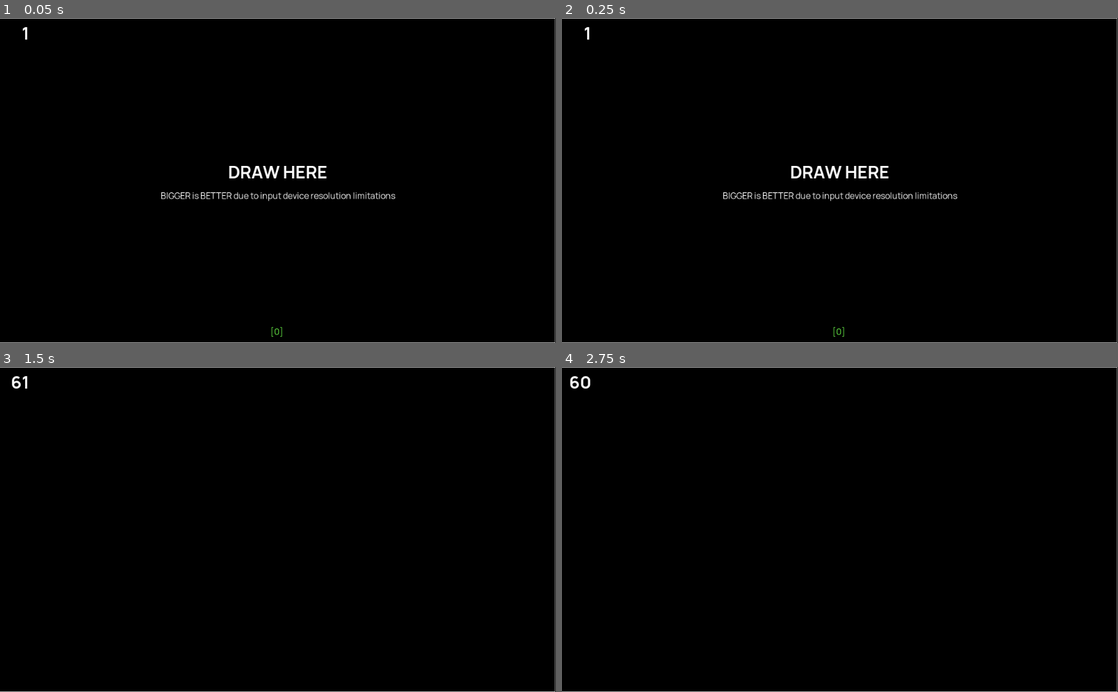
Above: before the commit, frames 1-4 (two rows, left to right).
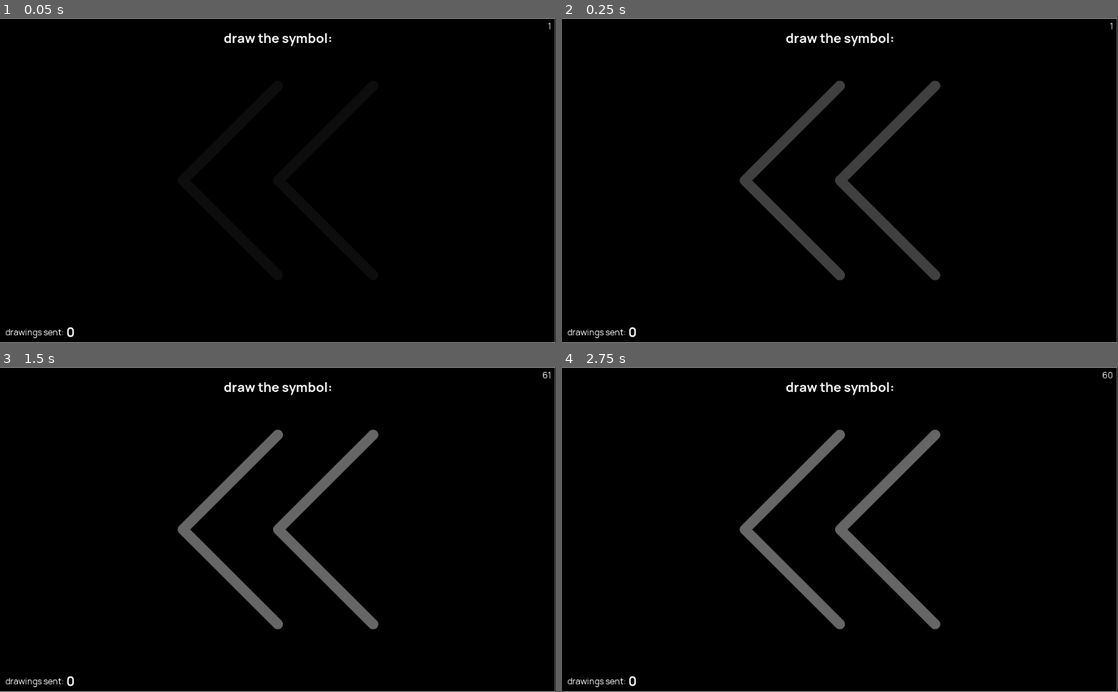
Above: after the commit, the same moments.

Repository: texnoforge/woptrainer
Game: Godot game, scene res://ui/screens/draw_screen.tscn
The game is run twice, just before and just after one commit, with the same random seed, the same clock (stepped at 60 frames per second) and the same inputs.
Inputs (mouse positions are in pixels of both pictures, inside the frame that each line leads up to):
- Up to frame 1 (0.05 s): no input
- Up to frame 2 (0.25 s): no input
- Up to frame 3 (1.5 s): click (278, 529) at 0.67 s; tap Enter at 1.25 s; move the mouse to (166, 545) at 1.27 s; click (166, 545) at 1.42 s
- Up to frame 4 (2.75 s): tap Space at 2 s; move the mouse to (895, 458) at 2.02 s; click (895, 458) at 2.17 s

The runs differ from the first frame. In frame 1, 1.3% of the frame differs, in the area x 1-99%, y 1-99%; in frame 2, 4.4%; in frame 3, 3.8%; in frame 4, 3.8%.
Error after the commit: Invalid call. Nonexistent function 'get' in base 'Nil'. (res://ui/screens/draw_screen.gd:75)

Commit message:
Enable training of TexnoLatin symbols

Diff:
--- /dev/null
+++ b/alphabets/texnolatin/abc_info.gd
@@ -0,0 +1,28 @@
+extends Reference
+
+const SYMBOLS = [
+	'fire',
+	'ice',
+	'water',
+	'air',
+	'electro',
+	'earth',
+	'life',
+	'death',
+	'bolt',
+	'ball',
+	'space',
+	'cone',
+	'beam',
+	'self',
+	'friend',
+	'enemy',
+	'close',
+	'far',
+	'strong',
+	'weak',
+	'big',
+	'small',
+	'fast',
+	'slow',
+]
--- a/ui/draw/draw_area.gd
+++ b/ui/draw/draw_area.gd
@@ -5,6 +5,11 @@
 var is_drawing = false
 var curve = PoolVector2Array()
 var curves = []
+
+export var line_width = 5
+export var point_r = 1
+export var line_color = Color.white
+export var point_color = Color.red
 
 
 func _gui_input(event):
@@ -29,9 +34,9 @@
 	# curves
 	for c in curves + [curve]:
 		if c.size() >= 2:
-			draw_polyline(c, Color.white, 2, true)
+			draw_polyline(c, Color.white, line_width, true)
 		for p in c:
-			draw_circle(p, 1, Color.red)
+			draw_circle(p, point_r, Color.red)
 
 
 func curves_json():
@@ -48,13 +53,11 @@
 	is_drawing = false
 	curve = PoolVector2Array()
 	curves = []
-	$Info.visible = true
 	update()
 
 
 func start_drawing():
 	is_drawing = true
-	$Info.visible = false
 
 
 func end_drawing():
--- a/ui/draw/draw_area.tscn
+++ b/ui/draw/draw_area.tscn
@@ -1,7 +1,6 @@
-[gd_scene load_steps=3 format=2]
+[gd_scene load_steps=2 format=2]
 
 [ext_resource path="res://ui/draw/draw_area.gd" type="Script" id=1]
-[ext_resource path="res://fonts/FontH1.tres" type="DynamicFont" id=2]
 
 [node name="DrawArea" type="Control"]
 anchor_right = 1.0
@@ -9,33 +8,3 @@
 size_flags_horizontal = 3
 size_flags_vertical = 3
 script = ExtResource( 1 )
-
-[node name="Info" type="CenterContainer" parent="."]
-anchor_right = 1.0
-anchor_bottom = 1.0
-mouse_filter = 2
-__meta__ = {
-"_edit_use_anchors_": false
-}
-
-[node name="Rows" type="VBoxContainer" parent="Info"]
-margin_left = 320.0
-margin_top = 265.0
-margin_right = 703.0
-margin_bottom = 334.0
-mouse_filter = 2
-custom_constants/separation = 10
-
-[node name="DrawHere" type="Label" parent="Info/Rows"]
-margin_right = 383.0
-margin_bottom = 45.0
-custom_fonts/font = ExtResource( 2 )
-text = "DRAW HERE"
-align = 1
-valign = 1
-
-[node name="Hint" type="Label" parent="Info/Rows"]
-margin_top = 55.0
-margin_right = 383.0
-margin_bottom = 69.0
-text = "BIGGER is BETTER due to input device resolution limitations"
--- a/ui/fps/fps_counter.tscn
+++ b/ui/fps/fps_counter.tscn
@@ -1,17 +1,17 @@
-[gd_scene load_steps=4 format=2]
+[gd_scene load_steps=3 format=2]
 
 [ext_resource path="res://ui/theme/texno_theme.tres" type="Theme" id=1]
-[ext_resource path="res://fonts/FontH1.tres" type="DynamicFont" id=2]
 [ext_resource path="res://ui/fps/fps_counter.gd" type="Script" id=3]
 
 [node name="FPSCounter" type="Label"]
 anchor_left = 1.0
 anchor_right = 1.0
-margin_left = -41.0
-margin_bottom = 45.0
+margin_left = -26.0
+margin_top = 6.0
+margin_right = -6.0
+margin_bottom = 29.0
 size_flags_horizontal = 7
 theme = ExtResource( 1 )
-custom_fonts/font = ExtResource( 2 )
 text = "60"
 align = 2
 script = ExtResource( 3 )
--- a/ui/react_bar/react_bar.gd
+++ b/ui/react_bar/react_bar.gd
@@ -3,23 +3,17 @@
 signal good_pressed
 signal bad_pressed
 
-onready var good_button = $VBox/HBox/GoodButton
-onready var bad_button = $VBox/HBox/BadButton
+onready var buttons = $VBox/HButtons
+onready var good_button = $VBox/HButtons/GoodButton
+onready var bad_button = $VBox/HButtons/BadButton
 onready var status = $VBox/StatusLabel
-onready var spinner = $VBox/HBox/VaultStatus
 
 
 func _ready():
 	good_button.connect("pressed", self, '_on_good_pressed')
 	bad_button.connect("pressed", self, '_on_bad_pressed')
-	self.status.modulate.a = 0.0
-	self.spinner.modulate.a = 0.0
-	self.good_button.modulate.a = 0.0
-	self.bad_button.modulate.a = 0.0
-
-
-func _physics_process(delta):
-	spinner.rect_rotation += delta * 300.0
+	buttons.modulate.a = 0.0
+	status.modulate.a = 0.0
 
 
 func _on_good_pressed():
--- a/ui/react_bar/react_bar.tscn
+++ b/ui/react_bar/react_bar.tscn
@@ -1,7 +1,6 @@
-[gd_scene load_steps=5 format=2]
+[gd_scene load_steps=4 format=2]
 
 [ext_resource path="res://ui/react_bar/react_bar.gd" type="Script" id=1]
-[ext_resource path="res://ui/vault_status/vault_status.tscn" type="PackedScene" id=2]
 [ext_resource path="res://fonts/FontH2.tres" type="DynamicFont" id=3]
 [ext_resource path="res://fonts/FontDefault.tres" type="DynamicFont" id=4]
 
@@ -9,48 +8,42 @@
 anchor_top = 1.0
 anchor_right = 1.0
 anchor_bottom = 1.0
-margin_top = -113.0
+margin_top = -83.0
 custom_constants/margin_bottom = 10
 script = ExtResource( 1 )
 
 [node name="VBox" type="VBoxContainer" parent="."]
 margin_right = 1024.0
-margin_bottom = 103.0
-custom_constants/separation = 16
+margin_bottom = 73.0
+custom_constants/separation = 10
 
-[node name="HBox" type="HBoxContainer" parent="VBox"]
+[node name="HButtons" type="HBoxContainer" parent="VBox"]
 margin_right = 1024.0
-margin_bottom = 64.0
+margin_bottom = 40.0
 size_flags_horizontal = 7
 custom_constants/separation = 20
 alignment = 1
 
-[node name="GoodButton" type="Button" parent="VBox/HBox"]
-margin_left = 360.0
-margin_right = 460.0
-margin_bottom = 64.0
+[node name="GoodButton" type="Button" parent="VBox/HButtons"]
+margin_left = 402.0
+margin_right = 502.0
+margin_bottom = 40.0
 rect_min_size = Vector2( 100, 0 )
 custom_fonts/font = ExtResource( 3 )
 text = "GOOD"
 
-[node name="VaultStatus" parent="VBox/HBox" instance=ExtResource( 2 )]
-margin_left = 480.0
-margin_right = 544.0
-margin_bottom = 64.0
-rect_pivot_offset = Vector2( 32, 32 )
-
-[node name="BadButton" type="Button" parent="VBox/HBox"]
-margin_left = 564.0
-margin_right = 664.0
-margin_bottom = 64.0
+[node name="BadButton" type="Button" parent="VBox/HButtons"]
+margin_left = 522.0
+margin_right = 622.0
+margin_bottom = 40.0
 rect_min_size = Vector2( 100, 0 )
 custom_fonts/font = ExtResource( 3 )
 text = "BAD"
 
 [node name="StatusLabel" type="Label" parent="VBox"]
-margin_top = 80.0
+margin_top = 50.0
 margin_right = 1024.0
-margin_bottom = 103.0
+margin_bottom = 73.0
 size_flags_horizontal = 7
 custom_colors/font_color = Color( 1, 0.2, 0.2, 1 )
 custom_fonts/font = ExtResource( 4 )
--- a/ui/screens/draw_screen.gd
+++ b/ui/screens/draw_screen.gd
@@ -1,12 +1,35 @@
 extends Control
+
+const AbcInfo = preload("res://alphabets/texnolatin/abc_info.gd")
 
 onready var request = $WoPVaultRequest
 onready var draw_area = $DrawArea
 onready var react_bar = $ReactBar
+onready var symbol_tex = $MarginMid/SymbolTex
+onready var abc_info = AbcInfo.new()
+onready var n_sent_label = $HBoxStats/LabelNSent
 
+var n_sent = 0
 
 const GOOD_COLOR = Color("70ff4d")
 const BAD_COLOR = Color("ff3333")
+
+const GOOD_MSGS = [
+	'Thanks! One step closer to Magic...',
+	'Thank you, Mage!',
+	'Thank you for your contribution <3',
+	'One more drawing for the Vault, thanks!',
+	'Got it, thanks!',
+	'Awesome, thanks!',
+	'Nice, thank you!',
+]
+const BAD_MSGS = [
+	'Bad drawings might still be useful.',
+	'Bad drawing is still a drawing.',
+	'Try again?',
+]
+
+var symbol
 
 
 func _ready():
@@ -15,41 +38,70 @@
 	draw_area.connect("drawing_modified", self, '_on_drawing_modified')
 	request.connect("request_completed", self, '_on_request_completed')
 
+	randomize()
+	next_symbol()
 	request.vault_status()
 
 
 func _on_good_pressed():
-	request.submit_drawing(draw_area.curves_json())
+	request.submit_drawing(draw_area.curves_json(), symbol)
 	draw_area.clear()
+	next_symbol()
 
 
 func _on_bad_pressed():
-	request.submit_drawing(draw_area.curves_json(), 'bad')
+	request.submit_drawing(draw_area.curves_json(), symbol, 'bad')
 	draw_area.clear()
 	_on_drawing_modified()
 
 
 func _on_drawing_modified():
 	if draw_area.curves:
-		react_bar.good_button.modulate.a = 1.0
-		react_bar.bad_button.modulate.a = 1.0
+		react_bar.buttons.modulate.a = 1.0
 	else:
-		react_bar.good_button.modulate.a = 0.0
-		react_bar.bad_button.modulate.a = 0.0
+		react_bar.buttons.modulate.a = 0.0
 	react_bar.status.modulate.a = 0.0
 
 
-func _on_request_completed(result, response_code, headers, body):
-	var msg = "[%s] %s" % [response_code, body.get_string_from_utf8()]
-	react_bar.status.text = msg
+func _on_request_completed(_result, response_code, _headers, body):
 	var color = GOOD_COLOR
+	var msg
+	var txt = body.get_string_from_utf8()
 	if response_code >= 300:
 		color = BAD_COLOR
+		msg = "[%s] %s" % [response_code, txt]
+	else:
+		var json = JSON.parse(txt).result
+		var status = json.get('status')
+		var symbol_j = json.get('symbol')
+		var tag = json.get('tag')
+		if symbol_j:
+			n_sent += 1
+			n_sent_label.text = str(n_sent)
+			if status == 'ok':
+				msg = GOOD_MSGS[randi() % len(GOOD_MSGS)]
+				if tag == 'bad':
+					msg = '%s %s' % [msg, BAD_MSGS[randi() % len(BAD_MSGS)]]
+			else:
+				color = BAD_COLOR
+				msg = "Error submitting drawing to Vault: %s" % txt
+		elif status in ['ok', 'ready']:
+			msg = "Words of Power Vault ready and receiving!"
+		else:
+			color = BAD_COLOR
+			msg = "Words of Power Vault error: %s" % txt
+
+	react_bar.status.text = msg
 	react_bar.status.add_color_override("font_color", color)
 	react_bar.status.modulate.a = 1.0
-
 
 func _on_request_start():
 	react_bar.status.modulate.a = 0.0
 	react_bar.good_button.modulate.a = 0.0
 	react_bar.bad_button.modulate.a = 0.0
+
+
+func next_symbol():
+	react_bar.buttons.modulate.a = 0.0
+	symbol = abc_info.SYMBOLS[randi() % len(abc_info.SYMBOLS)]
+	symbol_tex.set_symbol(symbol)
--- a/ui/screens/draw_screen.tscn
+++ b/ui/screens/draw_screen.tscn
@@ -6,6 +6,8 @@
 [ext_resource path="res://ui/screens/draw_screen.gd" type="Script" id=4]
 [ext_resource path="res://wopvault/wopvault_request.tscn" type="PackedScene" id=5]
 [ext_resource path="res://ui/react_bar/react_bar.tscn" type="PackedScene" id=6]
+[ext_resource path="res://ui/symbol_tex/symbol_tex.tscn" type="PackedScene" id=7]
+[ext_resource path="res://fonts/FontH2.tres" type="DynamicFont" id=8]
 
 [node name="DrawScreen" type="Control"]
 anchor_right = 1.0
@@ -13,19 +15,64 @@
 theme = ExtResource( 2 )
 script = ExtResource( 4 )
 
+[node name="MarginMid" type="MarginContainer" parent="."]
+anchor_right = 1.0
+anchor_bottom = 1.0
+mouse_filter = 2
+custom_constants/margin_right = 50
+custom_constants/margin_top = 110
+custom_constants/margin_left = 50
+custom_constants/margin_bottom = 110
+
+[node name="SymbolTex" parent="MarginMid" instance=ExtResource( 7 )]
+anchor_right = 0.0
+anchor_bottom = 0.0
+margin_left = 50.0
+margin_top = 110.0
+margin_right = 974.0
+margin_bottom = 490.0
+
+[node name="MarginTop" type="MarginContainer" parent="."]
+anchor_right = 1.0
+custom_constants/margin_top = 20
+
+[node name="HelpLabel" type="Label" parent="MarginTop"]
+margin_top = 20.0
+margin_right = 1024.0
+margin_bottom = 54.0
+custom_fonts/font = ExtResource( 8 )
+text = "draw the symbol:"
+align = 1
+
 [node name="DrawArea" parent="." instance=ExtResource( 1 )]
-__meta__ = {
-"_edit_use_anchors_": false
-}
 
 [node name="FPSCounter" parent="." instance=ExtResource( 3 )]
-anchor_left = 0.0
-anchor_right = 0.0
-margin_left = 13.0
-margin_top = 5.0
-margin_right = 54.0
-margin_bottom = 50.0
+margin_left = -50.0
+margin_top = 3.0
+margin_right = -9.0
+margin_bottom = 48.0
 
 [node name="ReactBar" parent="." instance=ExtResource( 6 )]
 
 [node name="WoPVaultRequest" parent="." instance=ExtResource( 5 )]
+
+[node name="HBoxStats" type="HBoxContainer" parent="."]
+anchor_top = 1.0
+anchor_bottom = 1.0
+margin_left = 10.0
+margin_top = -37.0
+margin_right = 138.0
+margin_bottom = -3.0
+
+[node name="LabelSent" type="Label" parent="HBoxStats"]
+margin_top = 5.0
+margin_right = 108.0
+margin_bottom = 28.0
+text = "drawings sent:"
+
+[node name="LabelNSent" type="Label" parent="HBoxStats"]
+margin_left = 112.0
+margin_right = 128.0
+margin_bottom = 34.0
+custom_fonts/font = ExtResource( 8 )
+text = "0"
--- /dev/null
+++ b/ui/symbol_tex/symbol_tex.gd
@@ -0,0 +1,52 @@
+extends TextureRect
+
+const SYMBOL_TEXTURES = {
+	'fire': preload("res://alphabets/texnolatin/png/fire.png"),
+	'ice': preload("res://alphabets/texnolatin/png/ice.png"),
+	'water': preload("res://alphabets/texnolatin/png/water.png"),
+	'air': preload("res://alphabets/texnolatin/png/air.png"),
+	'electro': preload("res://alphabets/texnolatin/png/electro.png"),
+	'earth': preload("res://alphabets/texnolatin/png/earth.png"),
+	'life': preload("res://alphabets/texnolatin/png/life.png"),
+	'death': preload("res://alphabets/texnolatin/png/death.png"),
+	'bolt': preload("res://alphabets/texnolatin/png/bolt.png"),
+	'ball': preload("res://alphabets/texnolatin/png/ball.png"),
+	'space': preload("res://alphabets/texnolatin/png/space.png"),
+	'cone': preload("res://alphabets/texnolatin/png/cone.png"),
+	'beam': preload("res://alphabets/texnolatin/png/beam.png"),
+	'self': preload("res://alphabets/texnolatin/png/self.png"),
+	'friend': preload("res://alphabets/texnolatin/png/friend.png"),
+	'enemy': preload("res://alphabets/texnolatin/png/enemy.png"),
+	'close': preload("res://alphabets/texnolatin/png/close.png"),
+	'far': preload("res://alphabets/texnolatin/png/far.png"),
+	'strong': preload("res://alphabets/texnolatin/png/strong.png"),
+	'weak': preload("res://alphabets/texnolatin/png/weak.png"),
+	'big': preload("res://alphabets/texnolatin/png/big.png"),
+	'small': preload("res://alphabets/texnolatin/png/small.png"),
+	'fast': preload("res://alphabets/texnolatin/png/fast.png"),
+	'slow': preload("res://alphabets/texnolatin/png/slow.png"),
+}
+
+export var t_fade = 0.4
+export var visible_alpha = 0.4
+
+var animating = false
+var symbol
+
+
+func _ready():
+	modulate.a = 0.0
+
+
+func set_symbol(new_symbol):
+	animating = true
+	symbol = new_symbol
+	var tw = get_tree().create_tween()
+	if modulate.a > 0:
+		tw.tween_property(self, "modulate:a", 0, t_fade)
+	tw.tween_callback(self, "update_texture")
+	tw.tween_property(self, "modulate:a", visible_alpha, t_fade)
+
+
+func update_texture():
+	texture = SYMBOL_TEXTURES.get(symbol)
--- /dev/null
+++ b/ui/symbol_tex/symbol_tex.tscn
@@ -0,0 +1,12 @@
+[gd_scene load_steps=3 format=2]
+
+[ext_resource path="res://alphabets/texnolatin/png/friend.png" type="Texture" id=1]
+[ext_resource path="res://ui/symbol_tex/symbol_tex.gd" type="Script" id=2]
+
+[node name="SymbolTex" type="TextureRect"]
+anchor_right = 1.0
+anchor_bottom = 1.0
+texture = ExtResource( 1 )
+expand = true
+stretch_mode = 6
+script = ExtResource( 2 )
--- a/wopvault/wopvault_request.gd
+++ b/wopvault/wopvault_request.gd
@@ -10,16 +10,22 @@
 
 func vault_status():
 	print("Vault status request test in progres...")
-	request(get_url('status/'))
+	var r = request(get_url('status/'))
+	assert(r == OK)
 
 
-func submit_drawing(curves, tag=null):
+func submit_drawing(curves, symbol, tag=null):
 	var n = 0
 	for c in curves:
 		n += len(c)
-	print("SUBMIT DRAWING: %s points, %s curves" % [n, len(curves)])
-	var url = get_url('submit/drawing/%s/test/' % abc)
+
+	var tag_str = ''
+	if tag:
+		tag_str = '[%s]' % tag
+	print("SUBMIT DRAWING: %s%s: %s points, %s curves" % [symbol, tag_str, n, len(curves)])
+	var url = get_url('submit/drawing/%s/%s/' % [abc, symbol])
 	if tag:
 		url += '?tag=%s' % tag
 	var body = to_json({'curves': curves})
-	request(url, [], false, HTTPClient.METHOD_POST, body)
+	var r = request(url, [], false, HTTPClient.METHOD_POST, body)
+	assert(r == OK)
Binary file added: alphabets/texnolatin/png/air.png
Not shown, added: alphabets/texnolatin/png/air.png.import
Binary file added: alphabets/texnolatin/png/ball.png
Not shown, added: alphabets/texnolatin/png/ball.png.import
Binary file added: alphabets/texnolatin/png/beam.png
Not shown, added: alphabets/texnolatin/png/beam.png.import
Binary file added: alphabets/texnolatin/png/big.png
Not shown, added: alphabets/texnolatin/png/big.png.import
Binary file added: alphabets/texnolatin/png/bolt.png
Not shown, added: alphabets/texnolatin/png/bolt.png.import
Binary file added: alphabets/texnolatin/png/close.png
Not shown, added: alphabets/texnolatin/png/close.png.import
(and 38 more such lines)
